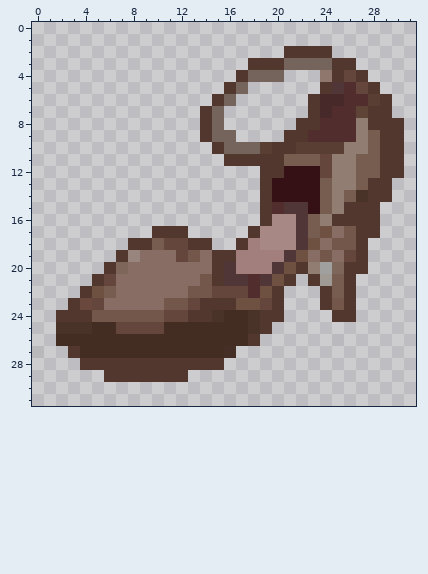
A pixel-art sprite gets an edit: media/textures/item_FancyShoesBrown.png. Above is the file before it was changed.
The file is 32x32 pixels. Pixels under 10% opacity are left out. Colours within 5 levels of each other are drawn and written as one.
The same view after the edit:
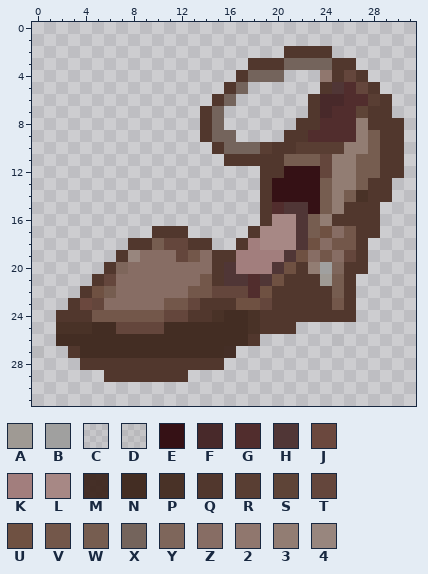
Palette (. is transparent): A #9f9a94fd  B #a0a09ffe  C #a1a1a121  D #a1a1a130  E #351115  F #48292a  G #512d2d  H #503636  J #6b483e  K #a27e7d  L #a78885  M #3f281ff4  N #432d23  P #493227  Q #51372d  R #593e33  S #5e4437  T #64463c  U #6f5142  V #73574a  W #765d50  X #74645c  Y #7e665b  Z #876d64  2 #90776e  3 #927d73  4 #98867e
Diff:
@@ x 18..26 @@
 20 KKHUQ3BYQ
-21 GHUQ.QAWQ
-22 GUQ...QWQ
-23 UTQ...QVQ
-24 PQQ....QQ
-25 PQ.......
+21 GHUQQQAWQ
+22 GUQQQQQWQ
+23 UTQQQQQVQ
+24 PQQQQQQQQ
+25 PQQQ.....
 26 Q......C.
Pixel boxes of the changes (left, top, right, bottom) in both pictures:
added: (272, 274, 332, 334)
